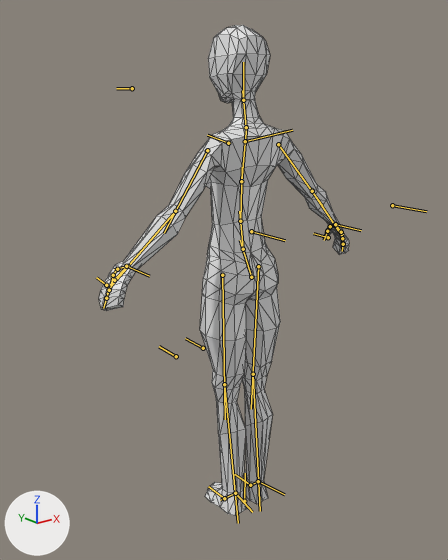
Before and after pictures for a commit that changed the glTF model assets/models/player.gltf.
Camera for both pictures: a 50 mm lens placed at (-1.194, -1.377, 1.368), pointed at (-0.026, 0.082, 0.785). Every picture has the same lights, and +X, +Y and +Z are marked at lower left. The bones that bend it are drawn over the model as lines. Mesh edges are drawn as thin lines.

In view in the first picture: 'Model'.
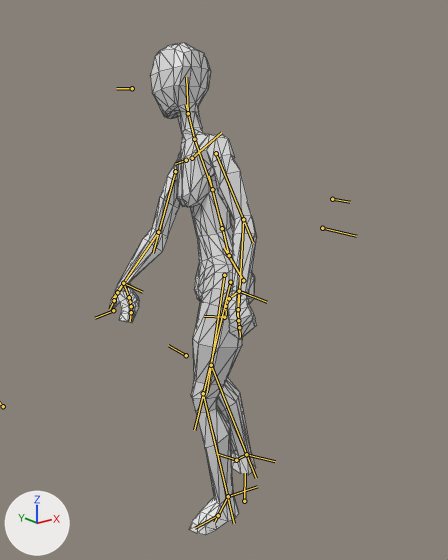
The newer file adds an action. The first version stands in its rest pose; the second is drawn at frame 11 of the action '09SwingSword.Right'.

Pixel boxes (x1, y1, x2, y2) of what changed, in the pictures (448 x 560 px):
'Model', posed (41% narrower)
    before: (99, 25, 349, 516)
    after: (109, 43, 257, 534)
bone 'spine', root to tip
    before: (251, 277) to (240, 240)
    after: (243, 280) to (224, 247)
bone 'spine.001', root to tip
    before: (243, 249) to (239, 211)
    after: (229, 255) to (220, 218)
bone 'spine.002', root to tip
    before: (240, 221) to (242, 167)
    after: (222, 228) to (209, 176)
bone 'spine.003', root to tip
    before: (241, 181) to (246, 126)
    after: (212, 189) to (194, 138)
bone 'spine.004', root to tip
    before: (246, 127) to (242, 90)
    after: (194, 139) to (186, 104)
bone 'spine.005', root to tip
    before: (243, 100) to (243, 62)
    after: (188, 113) to (186, 77)
bone 'upper_arm.L', root to tip
    before: (207, 150) to (164, 233)
    after: (216, 153) to (253, 242)
bone 'forearm.L', root to tip
    before: (175, 211) to (111, 286)
    after: (243, 219) to (238, 316)
bone 'shoulder.R', root to tip
    before: (245, 141) to (292, 130)
    after: (186, 160) to (175, 164)
bone 'upper_arm.R', root to tip
    before: (278, 144) to (322, 206)
    after: (175, 171) to (153, 253)
bone 'forearm.R', root to tip
    before: (312, 191) to (342, 236)
    after: (158, 232) to (111, 301)
bone 'hand.R', root to tip
    before: (335, 224) to (343, 234)
    after: (123, 283) to (131, 302)
bone 'forearm.R.001', root to tip
    before: (334, 225) to (328, 227)
    after: (123, 283) to (115, 296)
bone 'thigh.L', root to tip
    before: (222, 275) to (225, 419)
    after: (230, 282) to (194, 430)
bone 'shin.L', root to tip
    before: (224, 384) to (238, 523)
    after: (203, 393) to (234, 523)
bone 'thigh.R', root to tip
    before: (258, 266) to (251, 409)
    after: (224, 275) to (207, 392)
bone 'shin.R', root to tip
    before: (253, 374) to (260, 511)
    after: (211, 365) to (256, 478)
bone 'shinIK.L', root to tip
    before: (235, 493) to (252, 512)
    after: (228, 496) to (257, 486)
bone 'shinIK.R', root to tip
    before: (258, 481) to (284, 494)
    after: (246, 454) to (275, 461)
bone 'forearmIK.L', root to tip
    before: (126, 266) to (149, 276)
    after: (239, 291) to (267, 302)
bone 'forearmIK.R', root to tip
    before: (335, 224) to (361, 230)
    after: (123, 283) to (142, 292)

The change in detail:
Bone 'spine' (bone_spine) moves from (0.0, 0.0, 0.0) to (0.002, 0.0, 0.055).
Bone 'spine' (bone_spine) turns from (0, 0, 0) to (-8, 54, -27) degrees about its own x, y and z.
Bone 'spine.001' (bone_spine_001) turns from (0, 0, 0) to (2, 0, 0) degrees about its own x, y and z.
Bone 'spine.002' (bone_spine_002) turns from (0, 0, 0) to (11, 0, 0) degrees about its own x, y and z.
Bone 'spine.003' (bone_spine_003) turns from (0, 0, 0) to (11, 14, 1) degrees about its own x, y and z.
Bone 'spine.004' (bone_spine_004) turns from (0, 0, 0) to (-39, -51, 37) degrees about its own x, y and z.
Bone 'spine.005' (bone_spine_005) turns from (0, 0, 0) to (-1, 1, 6) degrees about its own x, y and z.
Bone 'upper_arm.L' (bone_upper_arm_l) turns from (0, 0, 0) to (19, 42, -11) degrees about its own x, y and z.
Bone 'forearm.L' (bone_forearm_l) turns from (0, 0, 0) to (9, 0, 5) degrees about its own x, y and z.
Bone 'shoulder.R' (bone_shoulder_r) turns from (0, 0, 0) to (-13, -11, 30) degrees about its own x, y and z.
Bone 'upper_arm.R' (bone_upper_arm_r) moves from (0.0, 0.0, 0.0) to (0.025, -0.018, 0.005).
Bone 'upper_arm.R' (bone_upper_arm_r) turns from (0, 0, 0) to (50, -3, -9) degrees about its own x, y and z.
Bone 'forearm.R' (bone_forearm_r) turns from (0, 0, 0) to (7, 0, -3) degrees about its own x, y and z.
Bone 'hand.R' (bone_hand_r) moves from (0.0, 0.0, 0.0) to (-0.002, 0.0, -0.003).
Bone 'hand.R' (bone_hand_r) turns from (0, 0, 0) to (-99, 72, -45) degrees about its own x, y and z.
Bone 'forearm.R.001' (bone_forearm_r_001) turns from (0, 0, 0) to (-74, 20, -84) degrees about its own x, y and z.
Bone 'thigh.L' (bone_thigh_l) turns from (0, 0, 0) to (-14, -3, 8) degrees about its own x, y and z.
Bone 'shin.L' (bone_shin_l) turns from (0, 0, 0) to (17, 0, -1) degrees about its own x, y and z.
Bone 'thigh.R' (bone_thigh_r) turns from (0, 0, 0) to (-8, 36, 21) degrees about its own x, y and z.
Bone 'shin.R' (bone_shin_r) turns from (0, 0, 0) to (21, 0, 2) degrees about its own x, y and z.
Bone 'shinIK.L' (bone_shinik_l) moves from (0.0, 0.0, 0.0) to (0.043, 0.008, 0.002).
Bone 'shinIK.L' (bone_shinik_l) turns from (0, 0, 0) to (2, -1, 87) degrees about its own x, y and z.
Bone 'shinIK.R' (bone_shinik_r) moves from (0.0, 0.0, 0.0) to (-0.135, -0.181, 0.0).
Bone 'shinIK.R' (bone_shinik_r) turns from (0, 0, 0) to (-1, 0, 18) degrees about its own x, y and z.
Bone 'forearmIK.L' (bone_forearmik_l) moves from (0.0, 0.0, 0.0) to (0.278, 0.226, -0.211).
Bone 'forearmIK.R' (bone_forearmik_r) moves from (0.0, 0.0, 0.0) to (-0.689, -0.343, -0.643).
